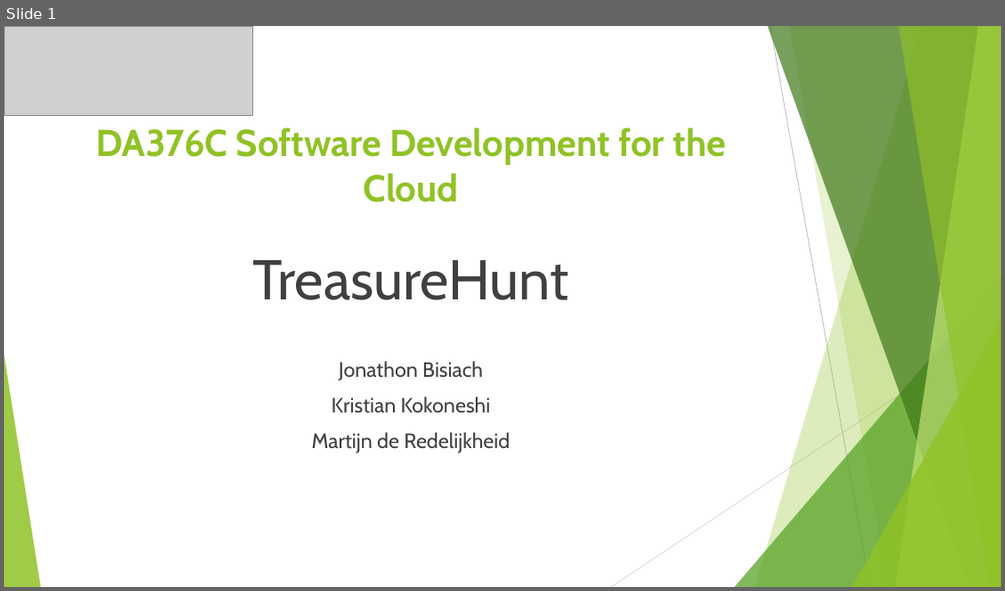
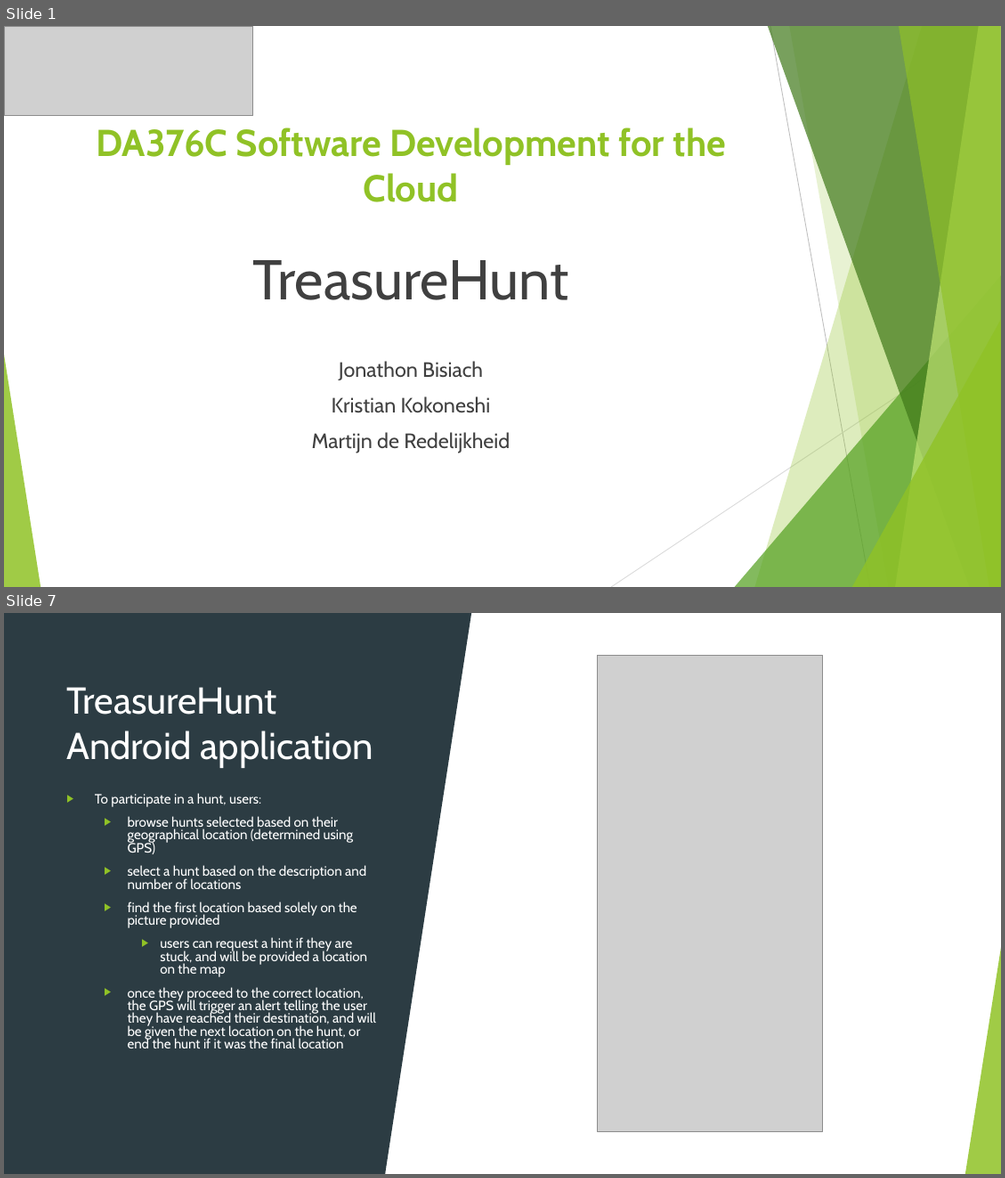
Before and after one commit to Martijn152/Cloud-Project-2020, a slide deck: Project report and presentation/TreasureHunt_Presentation.pptx. Shown one above the other, each under a label of ours: slide 1 before the commit, slides 1 and 7 after it; the slides between them are not shown. The pictures are 1005x591 and 1005x1178 pixels, drawn with LibreOffice and Linux fonts; fonts in the diff are those of the drawing; grey boxes stand for pictures. Boxes give left, top, right and bottom in pixels: in the first picture for what was removed or moved away, otherwise in the second. Text is boxed around its words. In the diff, an @@ line names an element or a change of style, - is before the commit and + after.

```diff
--- a/Project report and presentation/TreasureHunt_Presentation.pptx
+++ b/Project report and presentation/TreasureHunt_Presentation.pptx
@@ slide 7 added at (4, 613, 1001, 1174), background #FFFFFF; not listed: 10 template elements that a slide beside it also shows @@
@@ rectangle added at (4, 613, 1001, 1174), fill #FFFFFF @@
@@ rectangle added at (4, 613, 386, 1174), fill #2C3C43 @@
@@ triangle added at (386, 613, 472, 1174), fill #2C3C43 @@
@@ picture added at (598, 656, 823, 1131) @@
@@ title added at (66, 687, 373, 768), 36 pt, text #FFFFFF @@
+TreasureHunt Android application
@@ text added at (95, 793, 376, 1048), 12.9 pt, text #FFFFFF @@
+▶ To participate in a hunt, users:
+  ▶ browse hunts selected based on their geographical location (determined using GPS)
+  ▶ select a hunt based on the description and number of locations
+  ▶ find the first location based solely on the picture provided
+    ▶ users can request a hint if they are stuck, and will be provided a location on the map
+  ▶ once they proceed to the correct location, the GPS will trigger an alert telling the user they have reached their destination, and will be given the next location on the hunt, or end the hunt if it was the final location
@@ triangle added at (966, 941, 1001, 1174), fill #90C226 at 85% opacity @@
```
Also in this commit, not shown: 15 other slides added, 1 slide removed, 31 other files.
